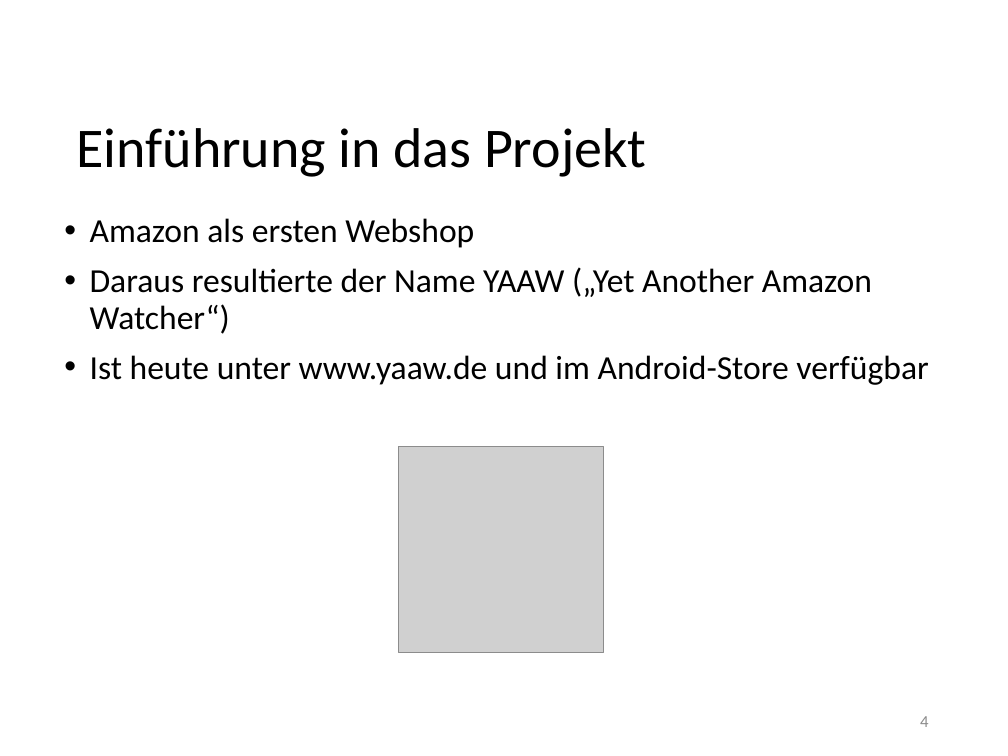
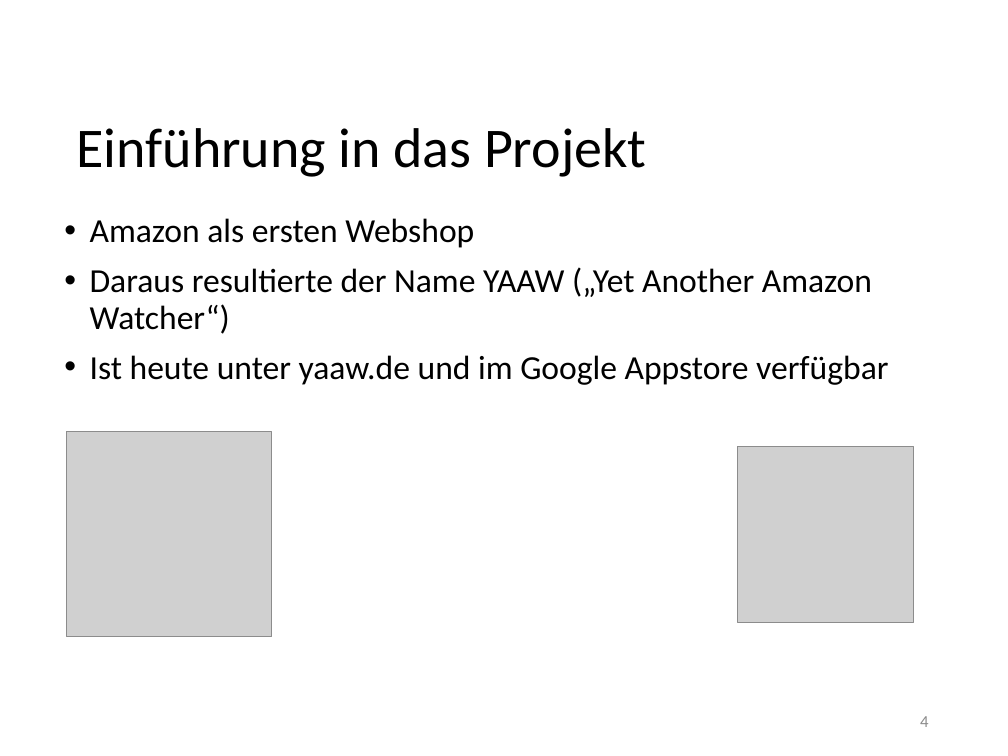
Before and after one commit to JavanXD/YAAW-Pricetracker, a slide deck: slide 4 of Präsentation/Präsentation Gruppe 2.pptx. Drawn at 1008x756 pixels with LibreOffice and Linux fonts; fonts in the diff are those of the drawing; grey boxes stand for pictures; background and template pictures are left out. Boxes give left, top, right and bottom in pixels: in the first picture for what was removed or moved away, otherwise in the second. Text is boxed around its words. In the diff, an @@ line names an element or a change of style, - is before the commit and + after.

```diff
--- a/Präsentation/Präsentation Gruppe 2.pptx
+++ b/Präsentation/Präsentation Gruppe 2.pptx
@@ text at (90,355,888,385): text changed @@
-• Ist heute unter www.yaaw.de und im Android-Store verfügbar
+• Ist heute unter yaaw.de und im Google Appstore verfügbar
@@ picture: place and size @@
-picture at (398,447,604,652)
+picture at (67,431,272,637)
@@ picture added at (737,447,913,623) @@
```
Also in this commit, not shown: 2 other files.
